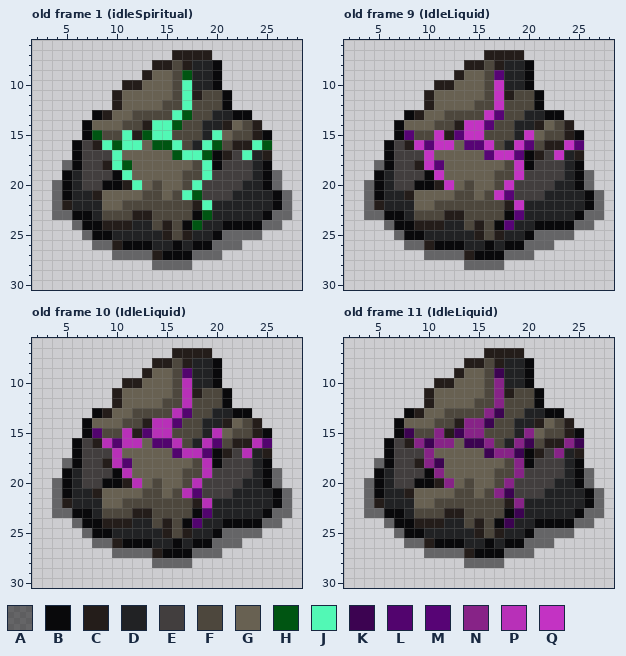
Two states of a pixel-art file, art/OV/Objects/breakable.ase. The picture above is the old version.
32x32 pixels, 32 frames. Colours within 5 levels of each other are drawn and written as one. Shown: old frame 1 (idleSpiritual): x 2..28, y 6..30; old frame 9 (IdleLiquid): x 2..28, y 6..30; old frame 10 (IdleLiquid): x 2..28, y 6..30; old frame 11 (IdleLiquid): x 2..28, y 6..30. The commit also changed other frames, which this record leaves out.
Palette (. is transparent): A #00000081  B #09090b  C #241d1a  D #212224  E #423e3e  F #4d473d  G #686152  H #005512  J #52f8b5  K #3c0351  L #52046e  M #570475  N #872387  P #b830b8  Q #c333c3
The result:
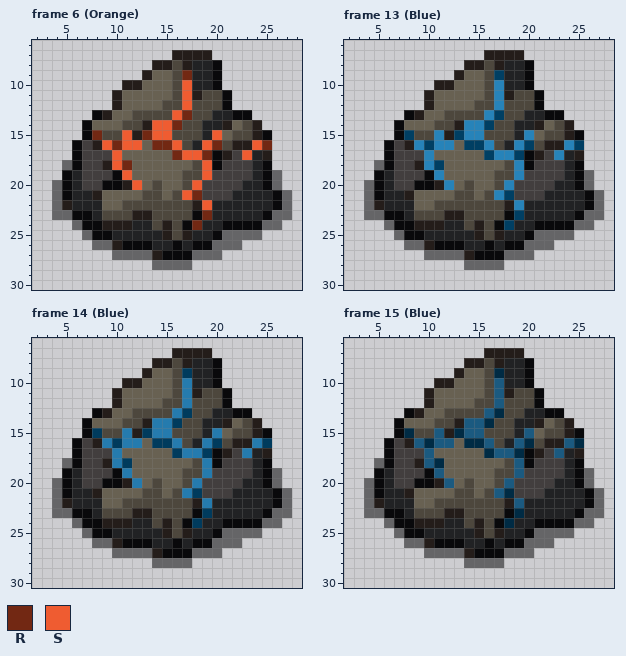
Colours new in this view: R #722813  S #ef5c31
A new or re-ordered frame is compared with the old frame closest to it.
What changed:
frames 32 -> 48
colour K: #3c0351 -> #002b44
colour L: #52046e -> #003b5d
colour M: #570475 -> #003f63
colour N: #872387 -> #1b5a80
colour P: #b830b8 -> #257bae
colour Q: #c333c3 -> #2783b9
Changed rows in their new state; - is a pixel that keeps its letter.
Frame 6 (Orange) is new; against old frame 1 (idleSpiritual), layer "Layer 2":
first column x 8:
 9 ---------R--------
10 ---------S--------
11 ---------S--------
12 ---------S--------
13 --------SR--------
14 ------SSR---------
15 R--S-RSS----S-----
16 -SRSS-RRS--SR---SR
17 --S-----RSSR---S--
18 --SR-------S------
19 ---S-------S------
20 ----S-----S-------
21 ---------SR-------
22 -----------S------
23 -----------R------
24 ----------R-------
Boxes around the changes in both pictures, in picture pixels (x1, y1, x2, y2):
changed: (92, 70, 272, 230)
changed: (404, 70, 584, 230)
changed: (92, 368, 272, 528)
changed: (404, 368, 584, 528)
